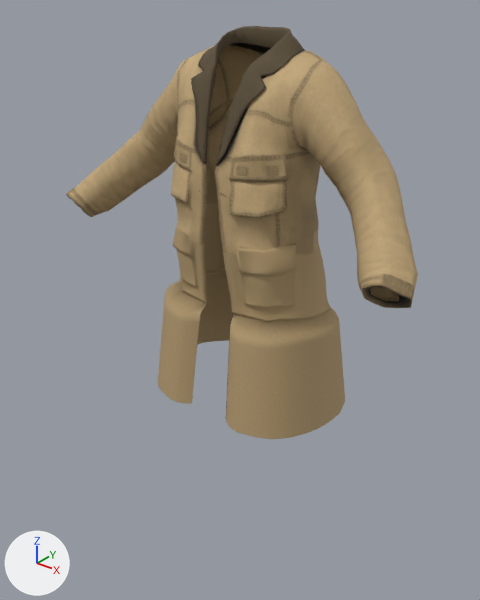
What one commit did to the glTF model output/clothing_trenchcoat.glb.
The view is the same before and after, from a 50 mm lens placed at (0.964, -1.276, 1.557), pointed at (-0.037, -0.025, 0.781). Lighting does not change. The marker at lower left points along +X, +Y and +Z. The older version comes first. Vertices at exactly the same position are counted once.

The first picture shows 'Cloth_trenchcoat'.
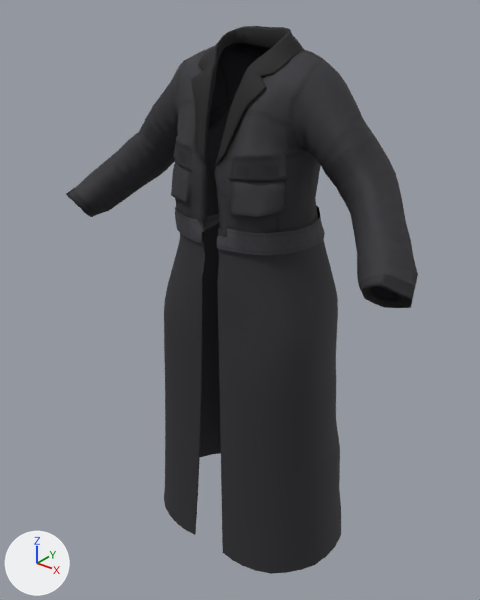
Pixel boxes (x1, y1, x2, y2) of what changed, in the pictures (480 x 600 px):
'Cloth_trenchcoat', surface changed, reshaped (darker, 33% taller): before (66, 26, 418, 439); after (66, 26, 418, 574)
part 1 of me_cloth_trenchcoat, added: after (164, 193, 341, 574)
part 2 of me_cloth_trenchcoat, added: after (175, 205, 325, 256)
part 3 of me_cloth_trenchcoat, reshaped: before (158, 197, 345, 439)

What changed in the scene script:
```text
Change mat_cloth_trenchcoat:
    where n2 = _N.new('ShaderNodeMix'); n2.name = 'Mix'
    n2.inputs[7].default_value: (0.902, 0.646, 0.324, 1.0) -> (0.0483, 0.0483, 0.0591, 1.0)  # 'B', beige #f4d29a -> 'B', dark grey #3e3e45
Change me_cloth_trenchcoat:
    used by ob_cloth_trenchcoat; location = (0.0, 0.0, 0.0)
    remove me_cloth_trenchcoat.from_pydata(...)  # 2380 vertices, 4532 faces; spans x -0.506..0.506, y -0.231..0.2, z 0.534..1.456
    add me_cloth_trenchcoat.from_pydata(...)  # 2566 vertices, 4720 faces; spans x -0.506..0.506, y -0.231..0.224, z 0.08..1.456
    me_cloth_trenchcoat part 1: a new loose piece of 860 vertices spanning x -0.289..0.292, y -0.219..0.224, z 0.08..1.04, in mat_cloth_trenchcoat
    me_cloth_trenchcoat part 2: a new loose piece of 111 vertices spanning x -0.189..0.189, y -0.184..0.121, z 0.992..1.047, in mat_cloth_trenchcoat
    me_cloth_trenchcoat part 3: 787 vertices removed from x -0.271..0.271, y -0.223..0.2, z 0.534..1.007; 2 vertices added at x -0.188..0.188, y -0.038, z 1.0
```
